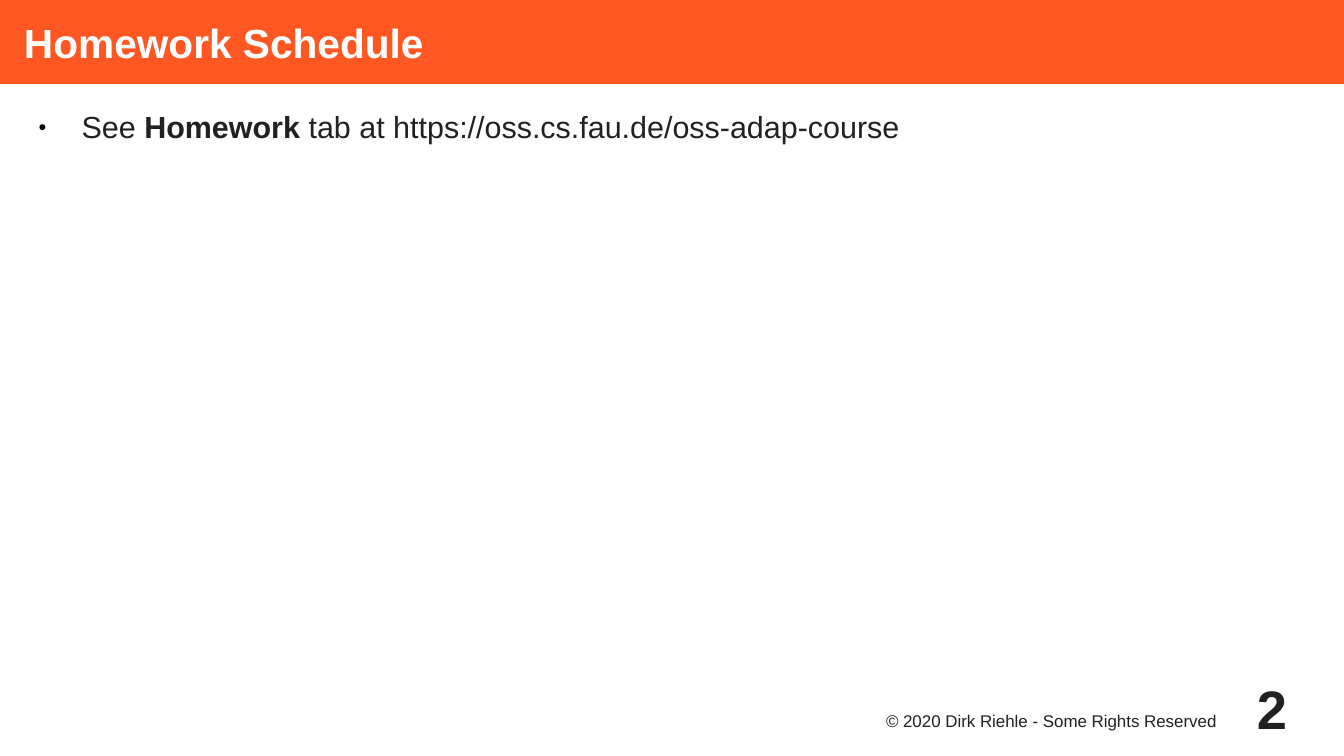
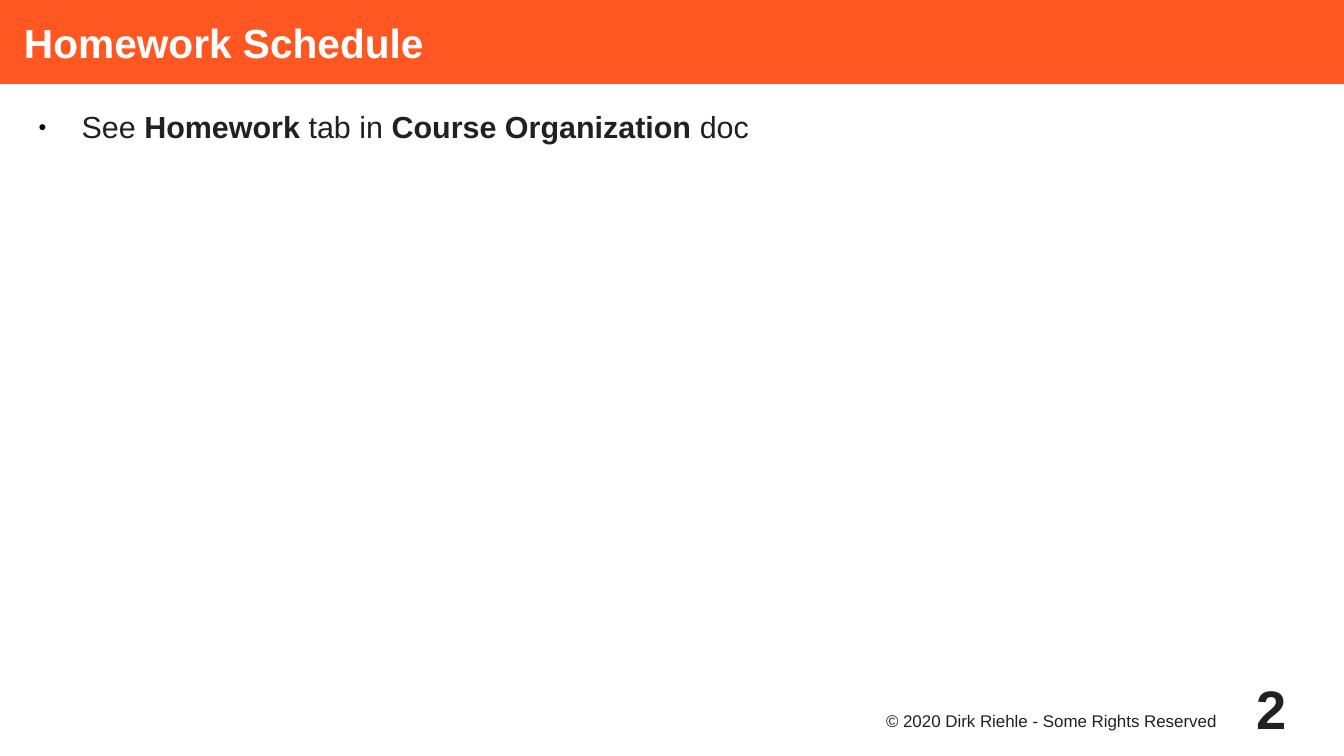
Before and after one commit to dirkriehle/adap-course, a slide deck: slide 2 of Lecture Slides/ADAP A02 - Course Homework.odp. Drawn at 1344x756 pixels with LibreOffice and Linux fonts; fonts in the diff are those of the drawing. Boxes give left, top, right and bottom in pixels: in the first picture for what was removed or moved away, otherwise in the second. Text is boxed around its words. In the diff, an @@ line names an element or a change of style, - is before the commit and + after.

```diff
--- a/Lecture Slides/ADAP A02 - Course Homework.odp
+++ b/Lecture Slides/ADAP A02 - Course Homework.odp
@@ text at bbox=[82, 116, 749, 144]: text changed; bold on @@
-● See Homework tab at https://oss.cs.fau.de/oss-adap-course
+● See Homework tab in Course Organization doc
```
Also in this commit, not shown: 3 other files.
